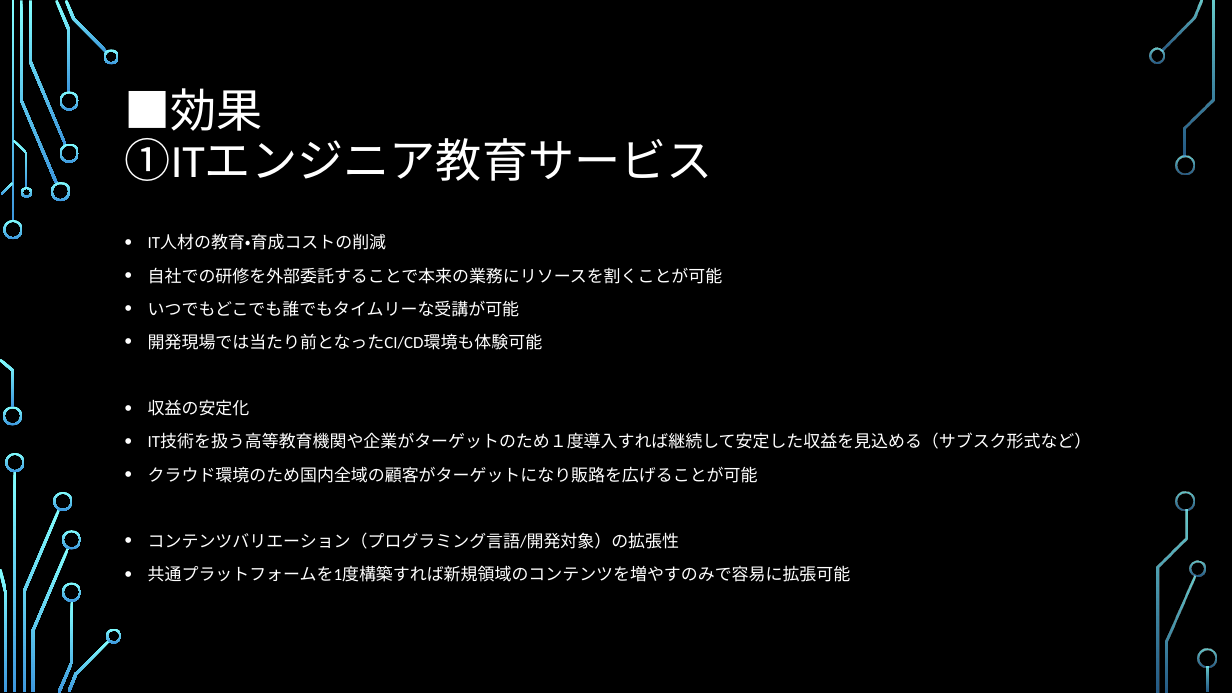
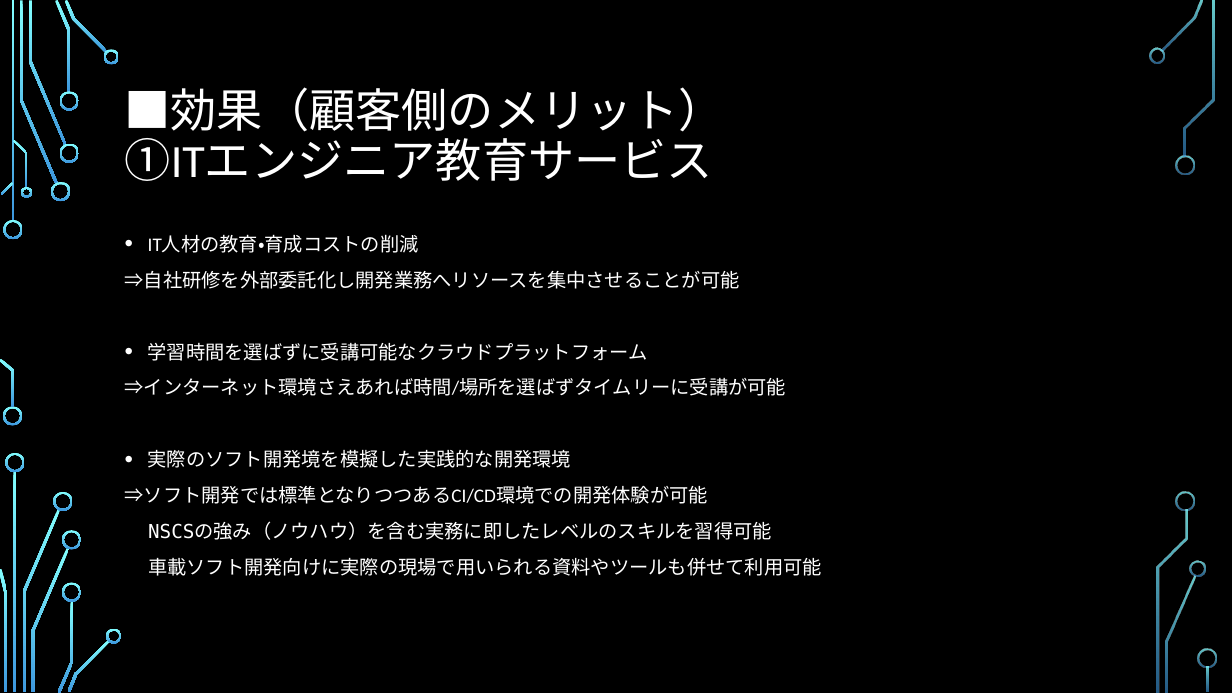
Before and after one commit to SITH-YN/PythonTool, a slide deck: slide 10 of Temp/39期ビジネスアイディア.pptx. Drawn at 1232x693 pixels with LibreOffice and Linux fonts; fonts in the diff are those of the drawing; background and template pictures are left out. Boxes give left, top, right and bottom in pixels: in the first picture for what was removed or moved away, otherwise in the second. Text is boxed around its words. In the diff, an @@ line names an element or a change of style, - is before the commit and + after.

Commit message:
Edit

```diff
--- a/Temp/39期ビジネスアイディア.pptx
+++ b/Temp/39期ビジネスアイディア.pptx
@@ title at (125,87,726,181): text changed @@
-■効果
-①ITエンジニア教育サービス
+■効果（顧客側のメリット）
+①ITエンジニア教育サービス
@@ text at (148,235,419,253): size 13.2 to 15 pt in "IT人材の教育・育成コストの削減" @@
@@ text at (125,270,822,576): text changed; size 13.2 to 15 pt @@
-• 自社での研修を外部委託することで本来の業務にリソースを割くことが可能
-• いつでもどこでも誰でもタイムリーな受講が可能
-• 開発現場では当たり前となったCI/CD環境も体験可能
-• 収益の安定化
-• IT技術を扱う高等教育機関や企業がターゲットのため１度導入すれば継続して安定した収益を見込める（サブスク形式など）
-• クラウド環境のため国内全域の顧客がターゲットになり販路を広げることが可能
-• コンテンツバリエーション（プログラミング言語/開発対象）の拡張性
-• 共通プラットフォームを1度構築すれば新規領域のコンテンツを増やすのみで容易に拡張可能
+⇒自社研修を外部委託化し開発業務へリソースを集中させることが可能
+• 学習時間を選ばずに受講可能なクラウドプラットフォーム
+⇒インターネット環境さえあれば時間/場所を選ばずタイムリーに受講が可能
+• 実際のソフト開発境を模擬した実践的な開発環境
+⇒ソフト開発では標準となりつつあるCI/CD環境での開発体験が可能
+NSCSの強み（ノウハウ）を含む実務に即したレベルのスキルを習得可能
+車載ソフト開発向けに実際の現場で用いられる資料やツールも併せて利用可能
```
Also in this commit, not shown: 12 other slides changed, 1 slide removed.
